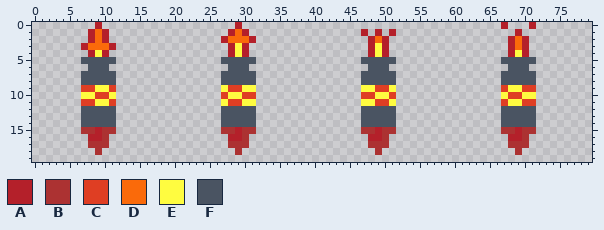
Sprite sheet: recursos/missilInimigo.png. Above, as it was before the edit.
The file is 80x20 pixels.
Palette (. is transparent): A #b4202a  B #ac3232  C #df3e23  D #fa6a0a  E #fffc40  F #4a5462
Pixels before, first column x 7:
 0 ..A...................A.....................................A...A
 1 .ADA.................ADA................A.A.A.................A..
 2 .ADA................ADDDA................ADA.................ADA.
 3 ADDDA................AEA.................AEA.................ADA.
 4 .AEA.................AEA.................AEA.................AEA.
 5 FFFFF...............FFFFF...............FFFFF...............FFFFF
 6 .FFF.................FFF.................FFF.................FFF.
 7 FFFFF...............FFFFF...............FFFFF...............FFFFF
 8 FFFFF...............FFFFF...............FFFFF...............FFFFF
 9 CCEEC...............ECCEE...............EECCE...............CEECC
10 EECCE...............CEECC...............CCEEC...............ECCEE
11 CCEEC...............ECCEE...............EECCE...............CEECC
12 FFFFF...............FFFFF...............FFFFF...............FFFFF
13 FFFFF...............FFFFF...............FFFFF...............FFFFF
14 FFFFF...............FFFFF...............FFFFF...............FFFFF
15 BBABB...............BBABB...............BBABB...............BBABB
16 .AAB.................AAB.................AAB.................AAB.
17 .BBB.................BBB.................BBB.................BBB.
18 ..B...................B...................B...................B..
New version:
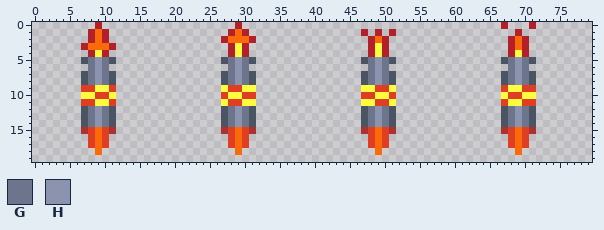
Colours new in this view: G #6d758d  H #8b93af
Message: melhoria nos sprites dos inimigos
Diff:
The author changed colour A to colour C in row 16 at x 8, 28, 48 and 68.
The author changed colour B to colour C in row 15 at x 8, 10, 28, 30, 48, 50, 68 and 70; in row 16 at x 10, 30, 50 and 70; in row 17 at x 8, 10, 28, 30, 48, 50, 68 and 70.
The author changed colour A to colour D in rows 15 to 16 at x 9, 29, 49 and 69.
The author changed colour B to colour D in rows 17 to 18 at x 9, 29, 49 and 69.
The author changed colour F to colour G in rows 5 to 8 at x 8, 10, 28, 30, 48, 50, 68 and 70; in rows 12 to 14 at x 8, 10, 28, 30, 48, 50, 68 and 70.
The author changed colour F to colour H in rows 5 to 8 at x 9, 29, 49 and 69; in rows 12 to 14 at x 9, 29, 49 and 69.
Pixel boxes of the changes (left, top, right, bottom) in both pictures:
changed: (88, 57, 109, 85)
changed: (228, 57, 249, 85)
changed: (368, 57, 389, 85)
changed: (508, 57, 529, 85)
changed: (88, 106, 109, 155)
changed: (228, 106, 249, 155)
changed: (368, 106, 389, 155)
changed: (508, 106, 529, 155)
